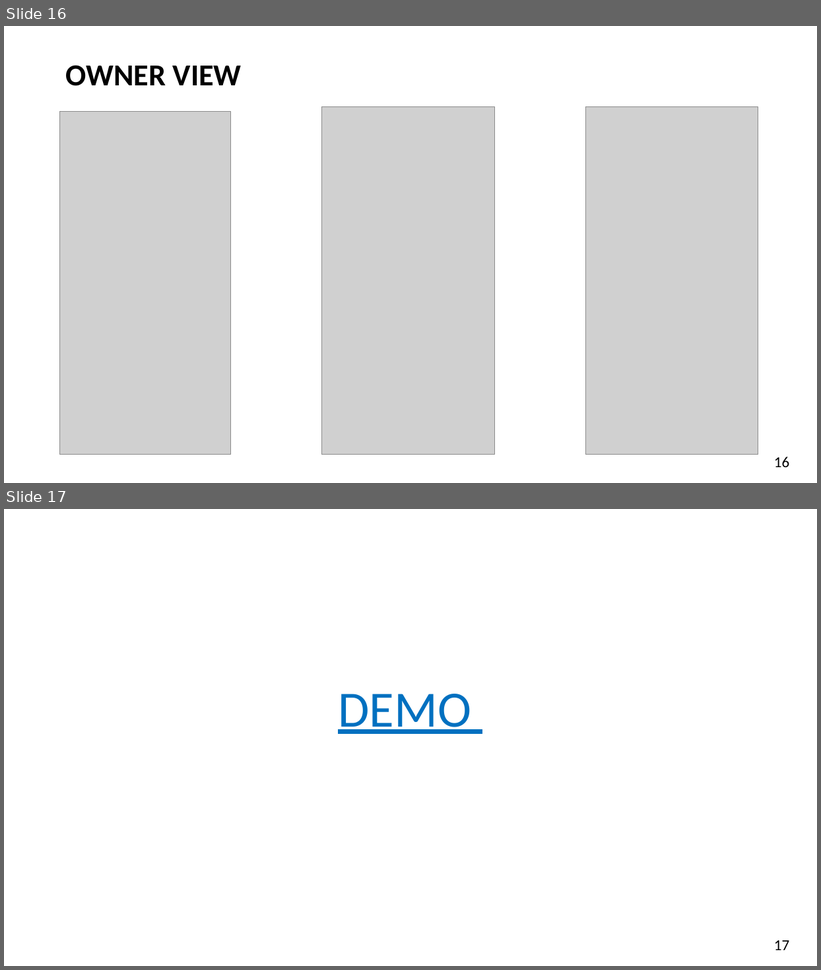
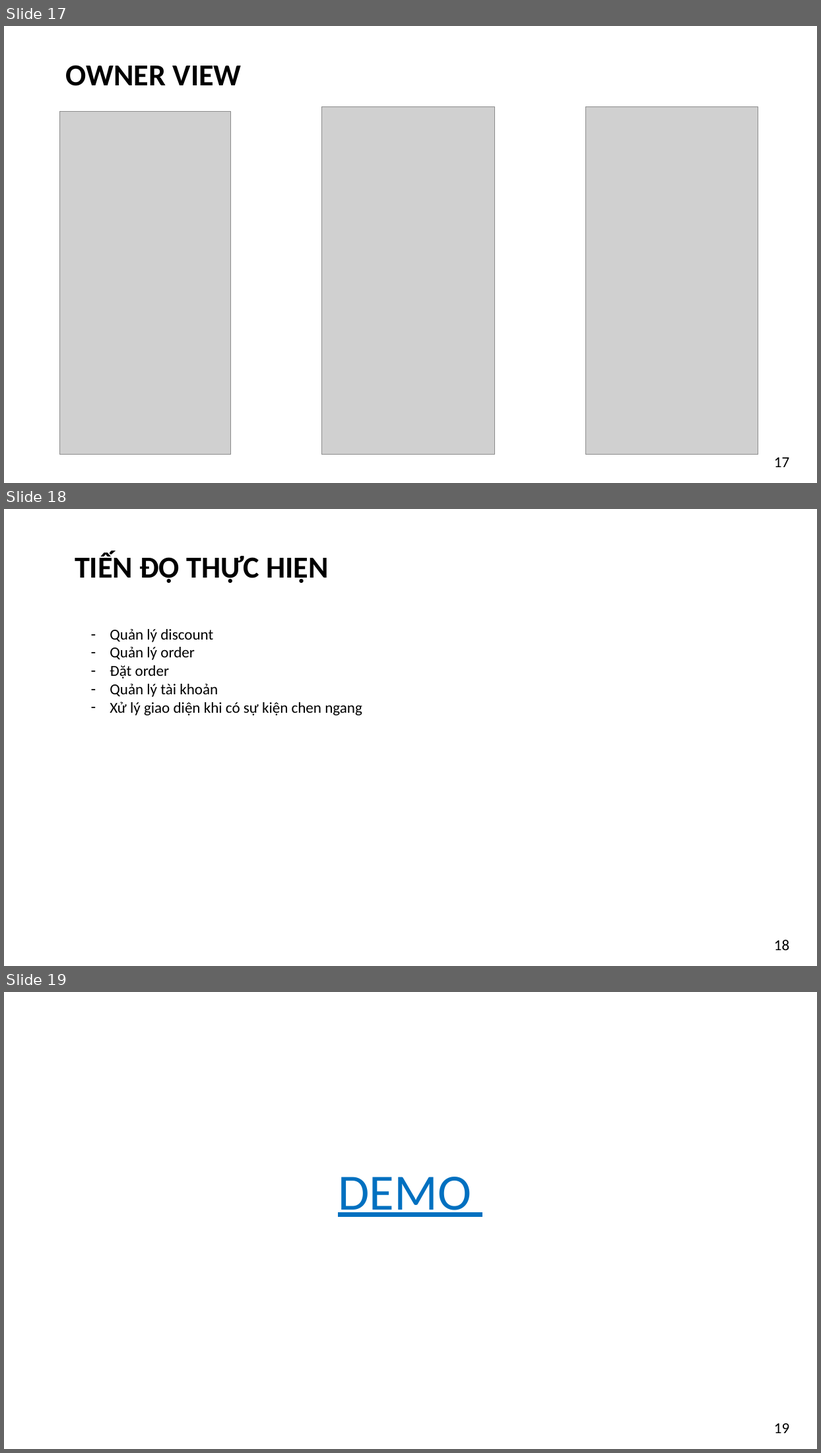
Before and after one commit to kim-ninh/ISE_NTMT_04, a slide deck: 05_Report/FoodMap_Nhom8.pptx. Shown one above the other, each under a label of ours: slides 16 and 17 before the commit, slides 17, 18 and 19 after it. The pictures are 821x970 and 821x1453 pixels, drawn with LibreOffice and Linux fonts; fonts in the diff are those of the drawing; grey boxes stand for pictures. Boxes give left, top, right and bottom in pixels: in the first picture for what was removed or moved away, otherwise in the second. Text is boxed around its words. In the diff, an @@ line names an element or a change of style, - is before the commit and + after.

```diff
--- a/05_Report/FoodMap_Nhom8.pptx
+++ b/05_Report/FoodMap_Nhom8.pptx
@@ slide 18 added at (4,509,817,966), background #FFFFFF @@
@@ title added at (75,552,329,583), 36 pt, text #000000, bold @@
+TIẾN ĐỘ THỰC HIỆN
@@ text added at (110,629,362,716), 18 pt, text #000000 @@
+– Quản lý discount
+– Quản lý order
+– Đặt order
+– Quản lý tài khoản
+– Xử lý giao diện khi có sự kiện chen ngang
@@ page number added at (774,940,789,951), 18 pt, text #000000 @@
+18
@@ what was slide 16 is now slide 17 @@
@@ page number at (774,458,789,468): text changed @@
-16
+17
@@ what was slide 17 is now slide 19 @@
@@ page number at (774,1424,789,1434): text changed @@
-17
+19
```
Also in this commit, not shown: 4 slides changed, 4 other slides added, 3 slides removed, 12 other files.
